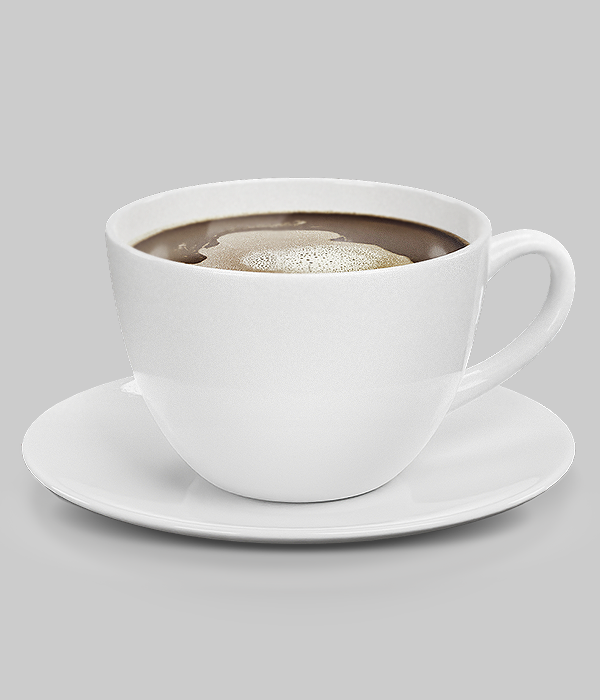
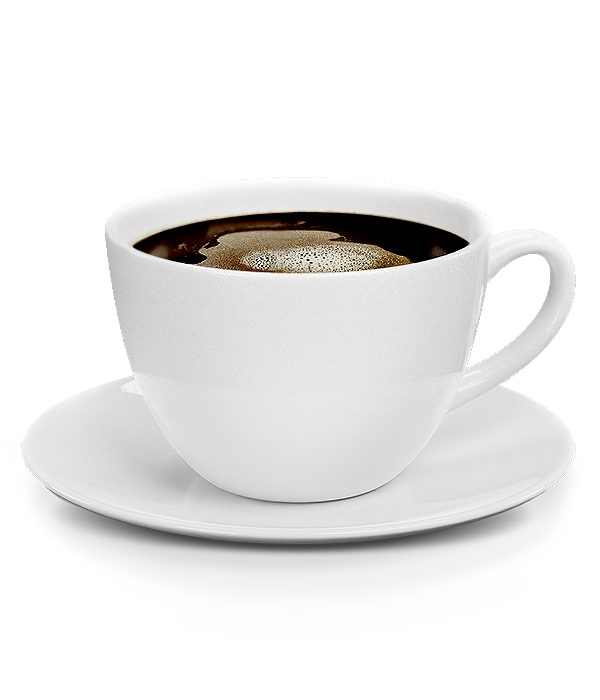
The second w=600, h=700 image is a revision of the first. Changes to its layers:
renamed "Слой 1 kопировать 2" to "Слой 1", painted on it over [0, 177, 600, 643]
hid "Заливка цветом 1", painted on it over [0, 0, 600, 700]
